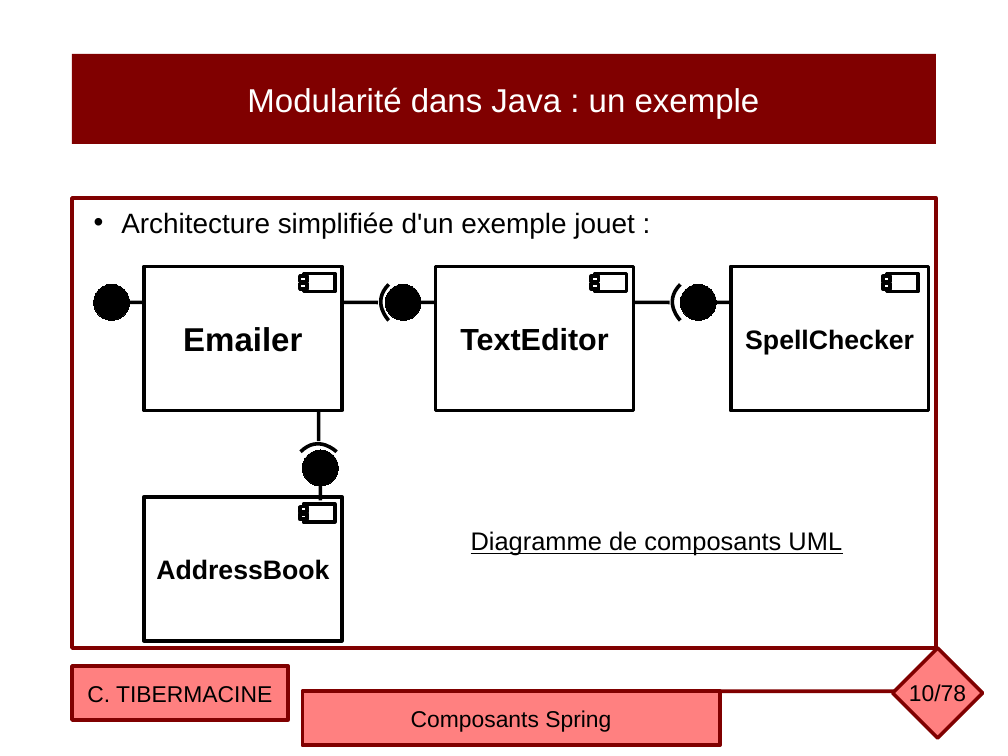
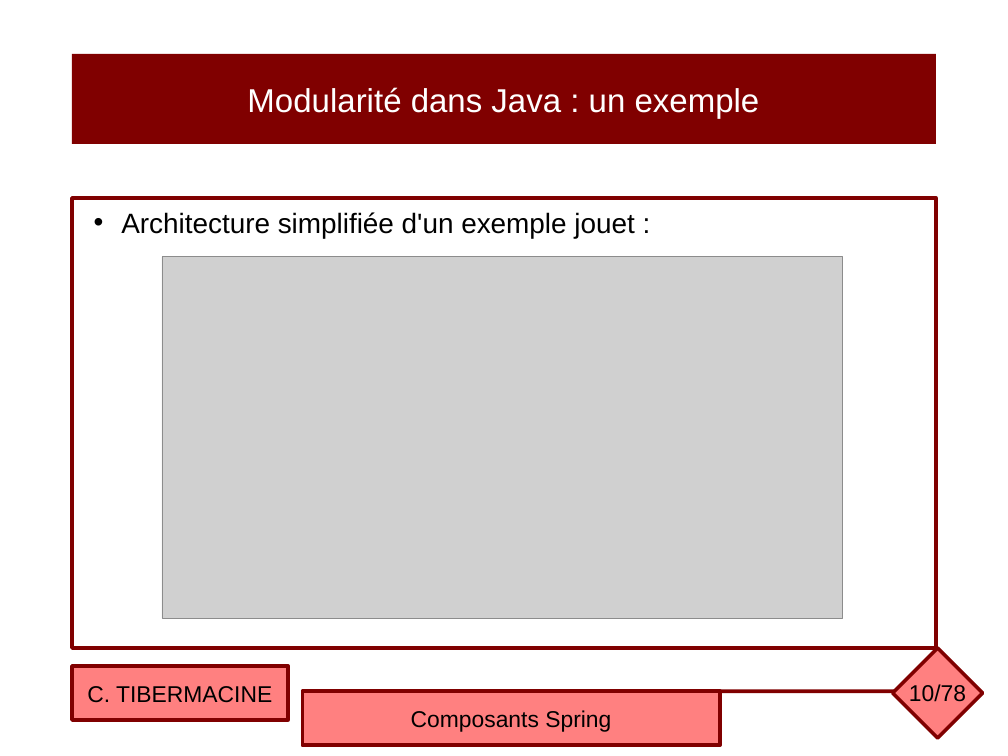
Before and after one commit to ctiber/composants, a slide deck: slide 10 of cours/cours2.odp. Drawn at 1008x756 pixels with LibreOffice and Linux fonts; fonts in the diff are those of the drawing; grey boxes stand for pictures. Boxes give left, top, right and bottom in pixels: in the first picture for what was removed or moved away, otherwise in the second. Text is boxed around its words. In the diff, an @@ line names an element or a change of style, - is before the commit and + after.

```diff
--- a/cours/cours2.odp
+++ b/cours/cours2.odp
@@ rectangle removed at [144,266,342,410] @@
-Emailer
@@ picture added at [162,257,842,618] @@
@@ rectangle removed at [435,266,634,410] @@
-TextEditor
@@ rectangle removed at [731,266,929,410] @@
-SpellChecker
@@ ellipse removed at [93,284,129,320] @@
@@ rectangle removed at [300,276,307,282] @@
@@ rectangle removed at [300,284,307,289] @@
@@ rectangle removed at [304,273,335,292] @@
@@ freeform shape removed at [381,284,389,320] @@
@@ ellipse removed at [385,284,421,320] @@
@@ rectangle removed at [592,276,599,282] @@
@@ rectangle removed at [592,284,599,289] @@
@@ rectangle removed at [595,273,627,292] @@
@@ freeform shape removed at [672,284,681,320] @@
@@ ellipse removed at [681,284,716,320] @@
@@ rectangle removed at [884,276,891,282] @@
@@ rectangle removed at [884,284,891,289] @@
@@ rectangle removed at [887,273,918,292] @@
@@ line removed from (126, 303) to (144, 303) @@
@@ line removed from (342, 303) to (378, 303) @@
@@ line removed from (418, 303) to (435, 303) @@
@@ line removed from (634, 303) to (670, 303) @@
@@ line removed from (713, 303) to (731, 303) @@
@@ line removed from (318, 411) to (318, 441) @@
@@ freeform shape removed at [301,444,337,452] @@
@@ ellipse removed at [303,450,338,486] @@
@@ rectangle removed at [144,497,342,640] @@
-AddressBook
@@ rectangle removed at [300,507,307,512] @@
@@ rectangle removed at [304,504,335,522] @@
@@ line removed from (320, 483) to (320, 500) @@
@@ rectangle removed at [300,514,307,520] @@
@@ text removed at [471,531,842,556] @@
-Diagramme de composants UML
```
Also in this commit, not shown: 6 other slides changed, 1 other file.
